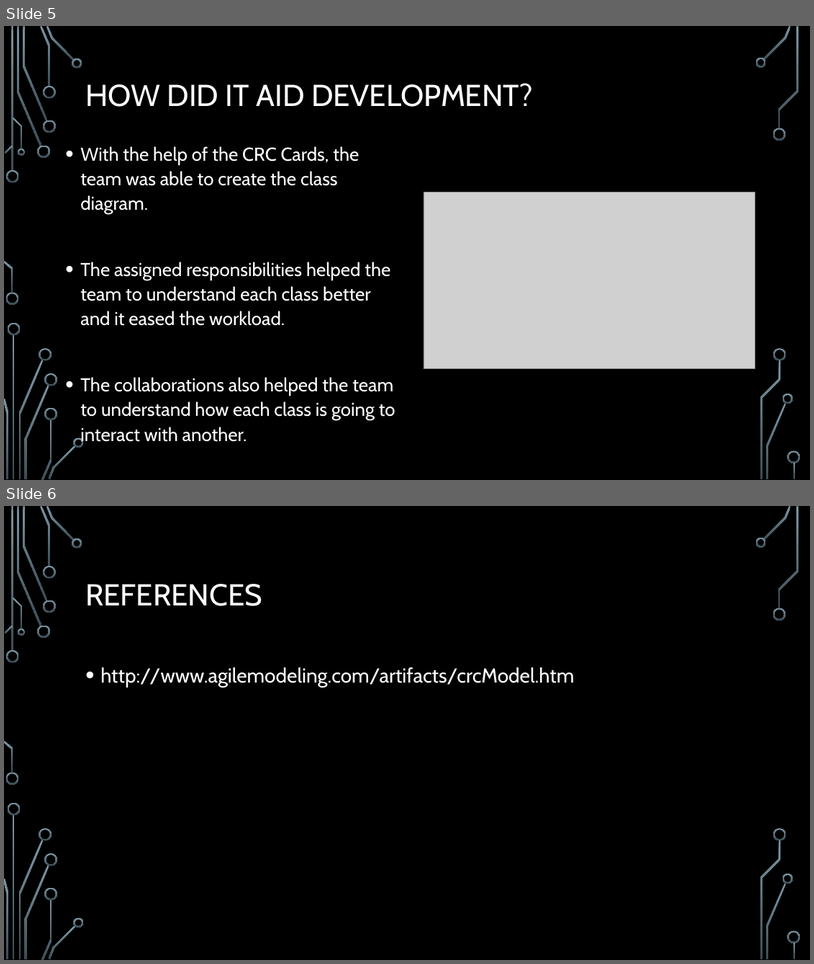
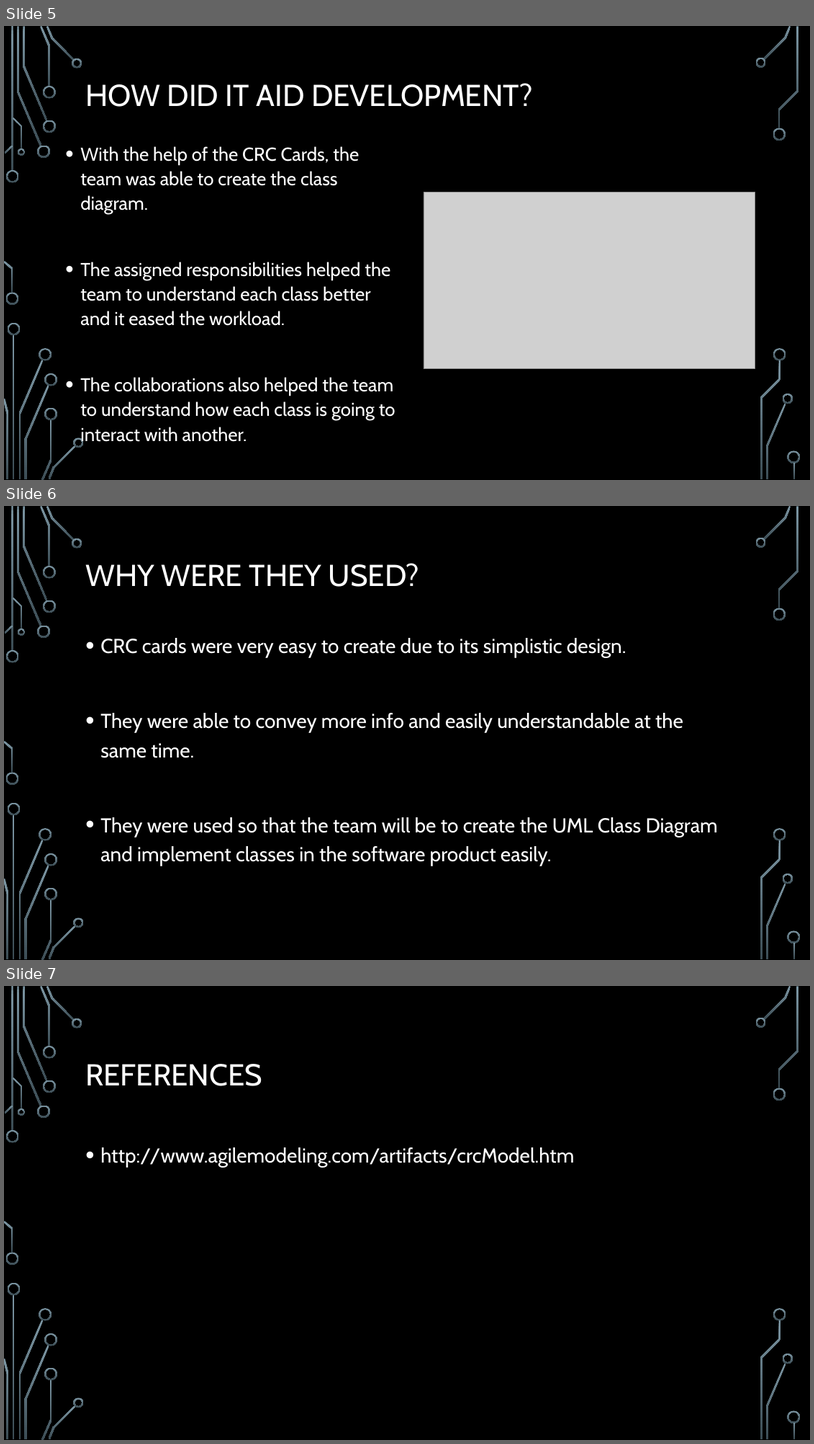
Before and after one commit to CodeBreaker707/Software-Systems-Development, a slide deck: Topic 4 - AE1.pptx. Shown one above the other, each under a label of ours: slides 5 and 6 before the commit, slides 5, 6 and 7 after it. The pictures are 814x964 and 814x1444 pixels, drawn with LibreOffice and Linux fonts; fonts in the diff are those of the drawing; grey boxes stand for pictures; background and template pictures are left out. Boxes give left, top, right and bottom in pixels: in the first picture for what was removed or moved away, otherwise in the second. Text is boxed around its words. In the diff, an @@ line names an element or a change of style, - is before the commit and + after.

```diff
--- a/Topic 4 - AE1.pptx
+++ b/Topic 4 - AE1.pptx
@@ slide 6 added at [4, 506, 810, 960], background picture (left out); not listed: 36 template elements that a slide beside it also shows @@
@@ title added at [85, 563, 419, 587], 36 pt, text #FFFFFF @@
+WHY WERE THEY USED?
@@ text added at [100, 638, 718, 865], 24 pt, text #FFFFFF @@
+• CRC cards were very easy to create due to its simplistic design.
+• They were able to convey more info and easily understandable at the same time.
+• They were used so that the team will be to create the UML Class Diagram and implement classes in the software product easily.
@@ what was slide 6 is now slide 7 @@
```
Also in this commit, not shown: 2 other files.
